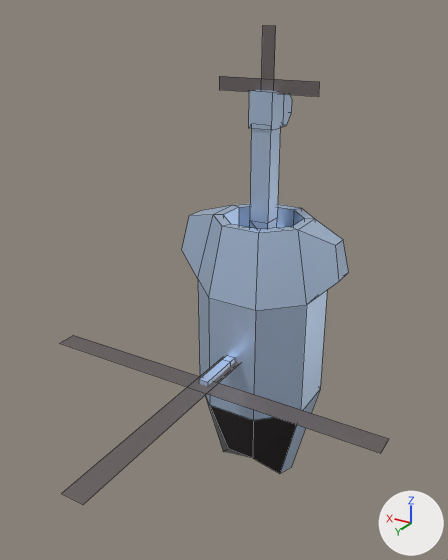
What one commit did to the Blender file Assets/Models/obstacles.blend.
Rendered twice from a 50 mm camera at (-4.36, 9.09, 4.53) aimed at (-0.14, 2.05, 1.02). Every picture has the same lights, and +X, +Y and +Z are marked at lower right. Mesh edges are drawn as thin lines.

Before the edit, the objects in view are built like this:
```python
me_cube = bpy.data.meshes.new('Cube')
me_cube.from_pydata(...)  # 84 vertices, 76 faces; spans x -1.45..1.41, y -2.77..4.08, z -1.0..1.0
# faces by material slot: [72, 4]
me_cube.materials.append(mat_material)  # blue #cbe1ff
me_cube.materials.append(mat_glass)  # black #231d1d
me_plane_001 = bpy.data.meshes.new('Plane.001')
me_plane_001.from_pydata([(-1.0, -1.0, 0.0), (16.3, -0.1, 0.0), (1.0, -1.0, 0.0), (16.3, 0.1, 0.0), (-1.0, 1.0, 0.0), (-16.3, -0.1, 0.0), (1.0, 1.0, 0.0), (-16.3, 0.1, 0.0)], [], [(0, 2, 6, 4), (1, 3, 7, 5)])
me_plane_001.materials.append(mat_propeller_gray)  # grey #817878
me_plane_003 = bpy.data.meshes.new('Plane.003')
me_plane_003.from_pydata([(-1.0, -1.0, 0.0), (8.1, -0.1, 0.1), (1.0, -1.0, 0.0), (8.1, 0.1, 0.1), (-1.0, 1.0, 0.0), (-8.1, -0.1, 0.1), (1.0, 1.0, 0.0), (-8.1, 0.1, 0.1)], [], [(0, 2, 6, 4), (1, 3, 7, 5)])
me_plane_003.materials.append(mat_propeller_gray)  # grey #817878
ob_cube = bpy.data.objects.new('Cube', me_cube)
ob_cube.location = (0.0, 0.59, -0.59)
ob_cube.rotation_euler = (1.571, 0.0, 3.142)  # degrees (90, 0, 180)
ob_plane_001 = bpy.data.objects.new('Plane.001', me_plane_001)
ob_plane_001.location = (0.0, 2.42, -0.59)
ob_plane_001.rotation_euler = (0.0, 0.0, 1.571)  # degrees (0, 0, 90)
ob_plane_001.scale = (-0.171, 2.78, 1.0)
ob_plane_003 = bpy.data.objects.new('Plane.003', me_plane_003)
ob_plane_003.location = (0.0, 0.59, 3.55)
ob_plane_003.rotation_euler = (1.571, -1.571, 0.0)  # degrees (90, -90, 0)
ob_plane_003.scale = (-0.101, 0.822, 0.295)
```
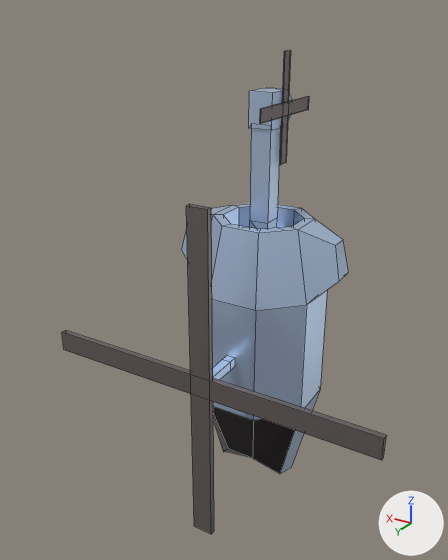
Where the change shows, as pixel boxes [x1, y1, x2, y2] in the pictures (448 x 560 px; the box of a moved part takes in the faces that stretch with it):
'Plane.001', reshaped, modifiers changed, turned
    before: [60, 335, 389, 504]
    after: [62, 204, 386, 534]
'Plane.003', reshaped, moved, turned
    before: [219, 25, 319, 97]
    after: [260, 50, 309, 165]
part 1 of me_plane_001, moved or reshaped
    before: [60, 335, 389, 453]
    after: [186, 204, 214, 534]
part 2 of me_plane_001, moved or reshaped
    before: [61, 358, 240, 504]
    after: [62, 330, 386, 460]
part 3 of me_plane_003, moved or reshaped
    before: [219, 76, 319, 97]
    after: [260, 96, 309, 124]
part 4 of me_plane_003, moved or reshaped
    before: [262, 25, 276, 79]
    after: [280, 50, 291, 165]

Patch to the scene script:
```diff
--- a/Assets/Models/obstacles.blend.py
+++ b/Assets/Models/obstacles.blend.py
@@ me_plane_001 @@
 me_plane_001.from_pydata(...)  # 8 vertices, 2 faces; spans x -16.3..16.3, y -1.0..1.0, z 0.0
 # used by ob_plane_001; location = (0.0, 2.42, -0.59); rotation_euler = (0.0, 0.0, 1.571), in degrees (0, 0, 90); scale = (-0.171, 2.78, 1.0)
-me_plane_001.vertices[0].co = (-1.0, -1.0, 0.0)  # pixel (59, 343)
-me_plane_001.vertices[2].co = (1.0, -1.0, 0.0)  # pixel (73, 335)
-me_plane_001.vertices[4].co = (-1.0, 1.0, 0.0)  # pixel (380, 453)
-me_plane_001.vertices[6].co = (1.0, 1.0, 0.0)  # pixel (389, 438)
-me_plane_001.vertices[1].co = (16.3, -0.1, 0.0)
-me_plane_001.vertices[3].co = (16.3, 0.1, 0.0)
-me_plane_001.vertices[5].co = (-16.3, -0.1, 0.0)  # pixel (61, 493)
-me_plane_001.vertices[7].co = (-16.3, 0.1, 0.0)  # pixel (83, 504)
+# me_plane_001 part 1
+me_plane_001.vertices[0].co = (-1.0, 0.0, -2.8)
+me_plane_001.vertices[2].co = (1.0, 0.0, -2.8)
+me_plane_001.vertices[4].co = (-1.0, 0.0, 2.8)
+me_plane_001.vertices[6].co = (1.0, 0.0, 2.8)
+# me_plane_001 part 2
+me_plane_001.vertices[1].co = (16.3, 0.0, -0.2)
+me_plane_001.vertices[3].co = (16.3, 0.0, 0.2)
+me_plane_001.vertices[5].co = (-16.3, 0.0, -0.2)
+me_plane_001.vertices[7].co = (-16.3, 0.0, 0.2)
 me_plane_001.materials.append(mat_propeller_gray)
@@ me_plane_003 @@
 me_plane_003.from_pydata(...)  # 8 vertices, 2 faces; spans x -8.1..8.1, y -1.0..1.0, z 0.0..0.1
 # used by ob_plane_003; location = (0.0, 0.59, 3.55); rotation_euler = (1.571, -1.571, 0.0), in degrees (90, -90, 0); scale = (-0.101, 0.822, 0.295)
-me_plane_003.vertices[0].co = (-1.0, -1.0, 0.0)  # pixel (219, 76)
-me_plane_003.vertices[2].co = (1.0, -1.0, 0.0)  # pixel (219, 89)
-me_plane_003.vertices[4].co = (-1.0, 1.0, 0.0)  # pixel (319, 81)
-me_plane_003.vertices[6].co = (1.0, 1.0, 0.0)  # pixel (318, 96)
-me_plane_003.vertices[1].co = (8.1, -0.1, 0.1)
-me_plane_003.vertices[3].co = (8.1, 0.1, 0.1)
-me_plane_003.vertices[5].co = (-8.1, -0.1, 0.1)  # pixel (262, 25)
-me_plane_003.vertices[7].co = (-8.1, 0.1, 0.1)  # pixel (275, 25)
+# me_plane_003 part 3
+me_plane_003.vertices[0].co = (0.0, -1.0, -0.3)
+me_plane_003.vertices[2].co = (0.0, -1.0, 0.3)
+me_plane_003.vertices[4].co = (0.0, 1.0, -0.3)
+me_plane_003.vertices[6].co = (0.0, 1.0, 0.3)
+# me_plane_003 part 4
+me_plane_003.vertices[1].co = (-0.2, -0.1, 2.8)
+me_plane_003.vertices[3].co = (-0.2, 0.1, 2.8)
+me_plane_003.vertices[5].co = (-0.2, -0.1, -2.8)
+me_plane_003.vertices[7].co = (-0.2, 0.1, -2.8)
 me_plane_003.materials.append(mat_propeller_gray)
@@ ob_plane_001 @@
 ob_plane_001.location = (0.0, 2.42, -0.59)
-ob_plane_001.rotation_euler = (0.0, 0.0, 1.571)  # degrees (0, 0, 90)
 ob_plane_001.scale = (-0.171, 2.78, 1.0)
+_m = ob_plane_001.modifiers.new('Solidify', 'SOLIDIFY')
+_m.thickness = 0.032
@@ ob_plane_003 @@
 ob_plane_003 = bpy.data.objects.new('Plane.003', me_plane_003)
-ob_plane_003.location = (0.0, 0.59, 3.55)
-ob_plane_003.rotation_euler = (1.571, -1.571, 0.0)  # degrees (90, -90, 0)
+ob_plane_003.location = (-0.23, 0.4, 3.21)
 ob_plane_003.scale = (-0.101, 0.822, 0.295)
```
